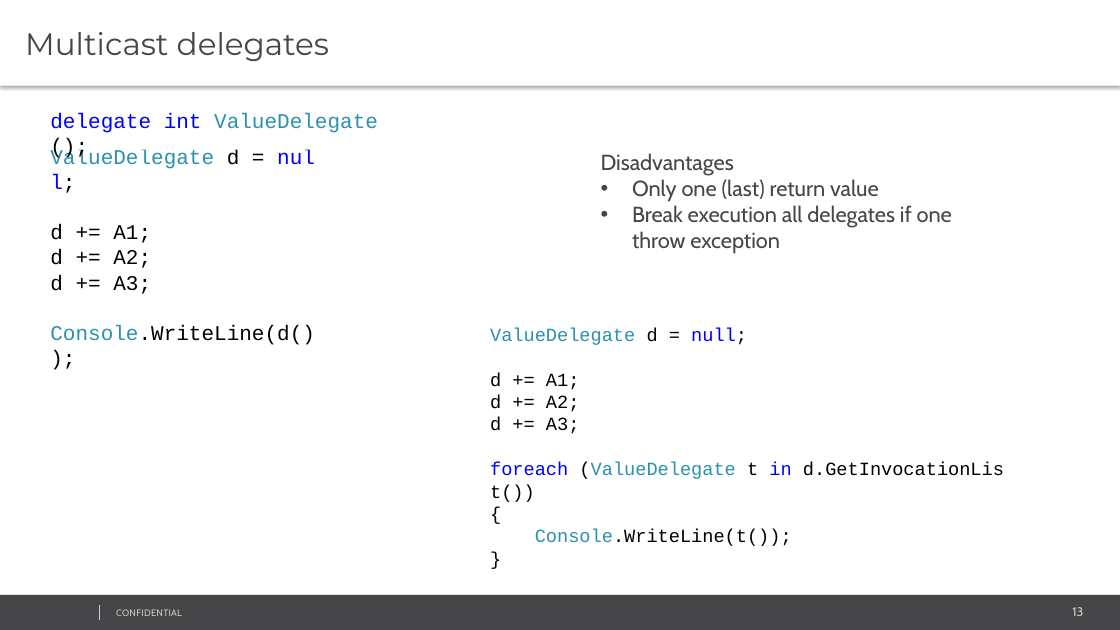
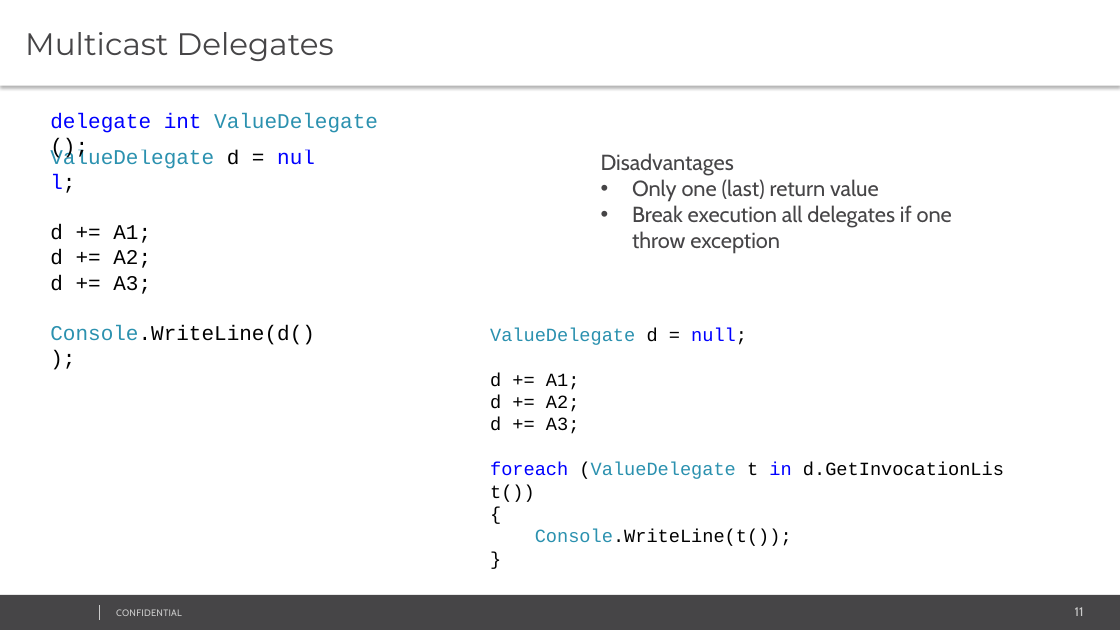
Before and after one commit to sampath42/Delegate_Events, a slide deck: slide 11 of M7/07 Delegates and Events.pptx (slide 13 before the commit). Drawn at 1120x630 pixels with LibreOffice and Linux fonts; fonts in the diff are those of the drawing; background and template pictures are left out. Boxes give left, top, right and bottom in pixels: in the first picture for what was removed or moved away, otherwise in the second. Text is boxed around its words. In the diff, an @@ line names an element or a change of style, - is before the commit and + after.

```diff
--- a/M7/07 Delegates and Events.pptx
+++ b/M7/07 Delegates and Events.pptx
@@ text at (25,32,334,61): text changed @@
-Multicast delegates
+Multicast Delegates
@@ page number at (1075,607,1084,616): text changed @@
-13
+11
```
Also in this commit, not shown: 5 other slides changed, 4 slides added, 8 slides removed, 17 other files.
